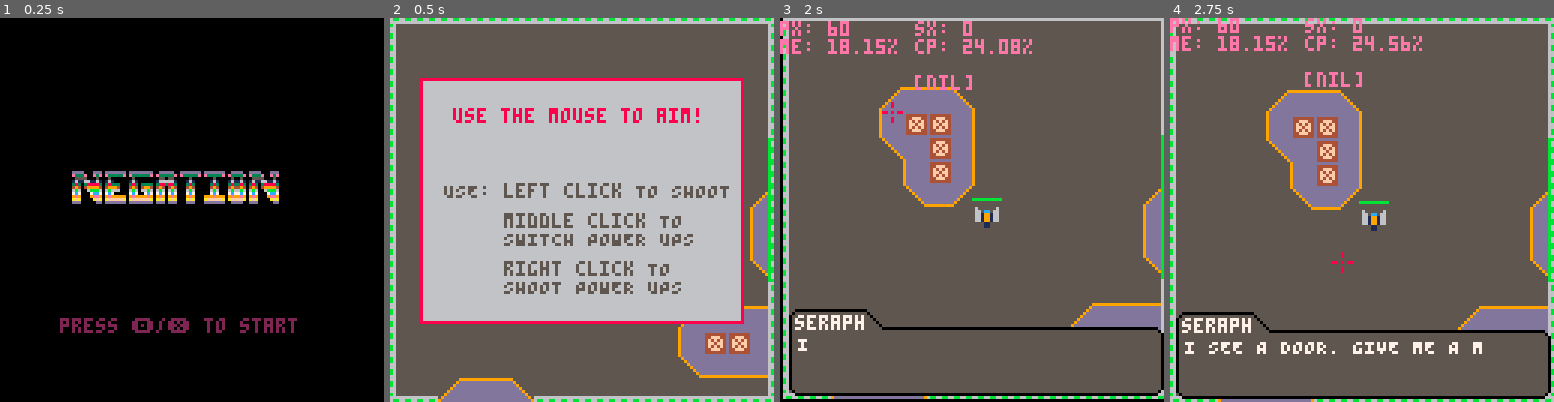
Above: before the commit, frames 1-4 (left to right).
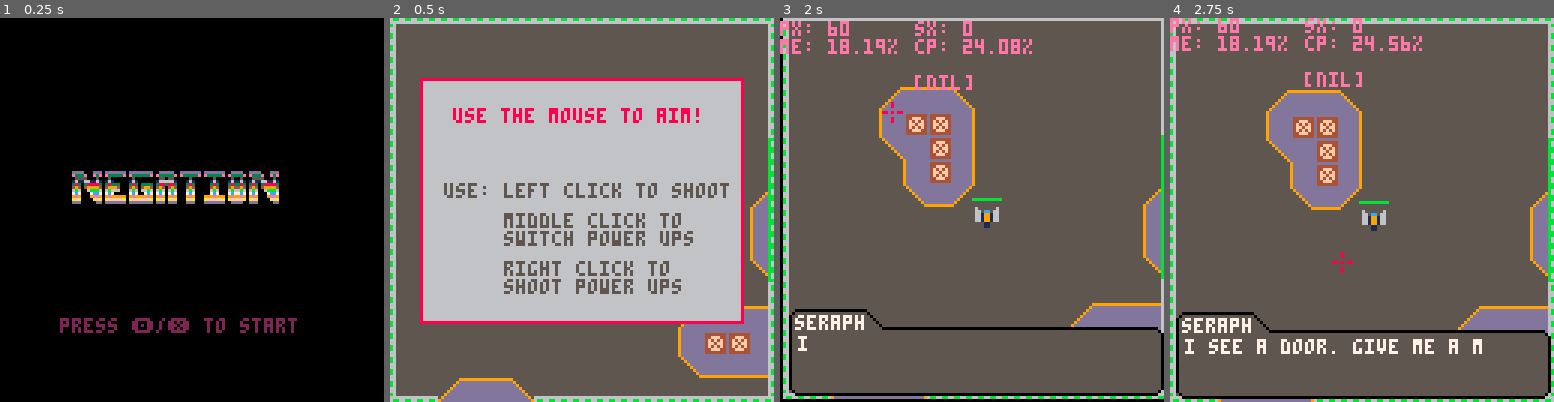
Above: after the commit, the same moments.

Repository: kbrewington/Negation
Game: PICO-8 cartridge negation.p8
Two runs of this game, one before a commit and one after it. Both use one fixed random seed, a clock stepped at 60 frames per second and the inputs below.
Inputs (mouse positions are in pixels of both pictures, inside the frame that each line leads up to):
- Up to frame 1 (0.25 s): no input
- Up to frame 2 (0.5 s): tap X (X key) at 0.33 s
- Up to frame 3 (2 s): click (1060, 121) at 0.67 s; tap O (Z key) at 0.7, 1.7 s; tap X (X key) at 1.07, 1.85 s; click (826, 267) at 1.22 s; hold Right from 1.6 s (still down); click (887, 114) at 1.77 s
- Up to frame 4 (2.75 s): release Right at 2.1 s; tap O (Z key) at 2.1, 2.5 s; hold Up 2.15-2.42 s; click (1342, 259) at 2.32 s; hold Right from 2.47 s (still down)

Frame 1 is identical in both runs. In frame 2, 1.3% of the frame differs, in the area x 14-89%, y 42-72%; in frame 3, less than 0.1%; in frame 4, 0.6%.

Commit message:
worked on sound effects

Diff:
--- a/negation.p8
+++ b/negation.p8
@@ -261,7 +261,7 @@
                    circfill(c[1], c[2], 12, 9)
                    if distance(player, {["x"]=c[1],["y"]=c[2]}) <= 15 then
                       player_health -= 1
-                      sfx(2,2)
+                      sfx(18)
                       timers["playerlasthit"] = player_immune_time
                    end
                    del(b.circs, c)
@@ -338,9 +338,9 @@
        if(k<player_killed) k+=1
        if(k==player_killed) sort=false; timers["countup"] = .5
     end
-    print("KILLED: "..k, 30, 50, 8)
+    print("killed: "..k, 30, 50, 8)
   else
-    print("KILLED: "..player_killed, 30, 50, 8)
+    print("killed: "..player_killed, 30, 50, 8)
     if (timers["countup"] ~= 0) camera(cos((time()*1000)/3), cos((time()*1000)/2))
   end
   in_leaderboard = true
@@ -466,16 +466,20 @@
 function shoot(x, y, a, spr, friendly, boss, shotgun)
   if (spr~=48) then
     sfx(2)
+  elseif shotgun then
+    sfx(20)
   else
     sfx(16)
   end
   if friendly then
     local offx, offy = (player.x + 5), (player.y + 5)
     local ang = angle_btwn((stat(32) - 3), (stat(33) - 3), offx, offy)
-    if (a != player_angle) ang += a
+    local range = shotgun and 1 or 0
+    local start = shotgun and 0xffff or 0
     offx, offy = (offx - 8*sin(ang / 360)), (offy - 8*cos(ang / 360))
-    -- offy = offy - 8*cos(ang / 360)
-    add(player_bullets, bullet(offx, offy, ang, spr, friendly, shotgun))
+    for i=start,range,1 do
+      add(player_bullets, bullet(offx, offy, ang+(i*30), spr, friendly, shotgun))
+    end
   elseif boss then
     local offx, offy = (x + 5), (y + 5)
     -- local offy = y + 5
@@ -626,6 +630,7 @@
   rectfill(0, 0, 127, 127, 0)
 
   if not title.drawn then
+    sfx(7)
     title.drawn = {}
     for i=1, #title.text do
       title.drawn[i] = {}
@@ -667,11 +672,11 @@
   rectfill(11, 21, 116, 100, 6)
 
   print("use the mouse to aim!", 21, 30, 8)
-  print("USE: left click TO SHOOT", 18, 55, 5)
-  print("middle click TO", 38, 65, 5)
-  print("SWITCH POWER UPS", 38, 71, 5)
-  print("right click TO", 38, 81, 5)
-  print("SHOOT POWER UPS", 38, 87, 5)
+  print("use: left click to shoot", 18, 55, 5)
+  print("middle click to", 38, 65, 5)
+  print("switch power ups", 38, 71, 5)
+  print("right click to", 38, 81, 5)
+  print("shoot power ups", 38, 87, 5)
 end
 
 --[[
@@ -767,14 +772,14 @@
   yield()
 
   seraph = {}
-  seraph.text = "READY TO GET TO WORK?"
+  seraph.text = "ready to get to work?"
   drawdialog = true -- show seraph's dialog
   yield()
 
   --titlescreen = true -- stop showing titlescreen
 
   seraph = {} -- reset seraph table to defaults
-  seraph.text = "I SEE A DOOR. GIVE ME A MINUTEAND I'LL TRY AND OPEN IT."
+  seraph.text = "i see a door. give me a minuteand i'll try and open it."
   drawdialog = true -- show seraph's dialog
   --wait.controls = true -- stop player controls
   yield()
@@ -794,7 +799,7 @@
   spawn_enemies = false
 
   seraph = {}
-  seraph.text = "OKAY THAT SHOULD DO...*static*INCOM-*static* BIG *static*..."
+  seraph.text = "okay that should do...*static*incom-*static* big *static*..."
   drawdialog = true
   --wait.controls = true
   yield()
@@ -936,6 +941,7 @@
   if (e == player) offset = 4
   if e.anim_step <= e.anim_length then
     if (e == player) wait.controls = true
+    if (e.anim_step == 15) sfx(21)
 
     if e.anim_step >= e.anim_length - 15 then
       circfill(e.x +offset + (e.size/2), e.y + offset + (e.size/2), e.anim_step%18, 12)
@@ -1071,18 +1077,18 @@
             end
             next_cost[currently_selected] = next_cost[currently_selected] + 1
             player_tokens -= 1
-            sfx(2, 1, 0)
+            sfx(0)
           end
     if btnp((c.up_arrow)) then
       diff = 0xffff
-      sfx(4, 1, 0)
+      sfx(0)
     elseif btnp(c.down_arrow) then
       diff = 1
-      sfx(4, 1, 0)
+      sfx(0)
     elseif btnp(c.x_button) then
       if selection_set[currently_selected] == "quit" then
         in_skilltree = false
-        sfx(1, 1, 0)
+        sfx(0)
       elseif (selection_set[currently_selected] == "health" and player_tokens >= next_cost[currently_selected]) then
         update_selec()
       elseif (selection_set[currently_selected] == "fire rate" and player_tokens >= next_cost[currently_selected]) then
@@ -1092,7 +1098,7 @@
       else
         --invalid = time()
         timers["invalid"] = 0.5
-        sfx(2, 1, 0)
+        sfx(0)
       end
     end
     currently_selected = ((currently_selected+diff)%#skills_selected)
@@ -1175,14 +1181,14 @@
       timers["rightclick"] = player_power_fire_rate
 
       if player_inventory[1].type == "shotgun" then
-        for i=-1,1 do
-          shoot(player.x, player.y, i*30, 34, true, false, true)
-        end
+        -- for i=-1,1 do
+          shoot(player.x, player.y, player_angle, 34, true, false, true)
+        -- end
         --timers["rightclick"] = .1 --allows for custom firespeed
         --sfx(1,1)
 
       elseif player_inventory[1].type == "rockets" then
-        shoot(player.x, player.y, 0, 48, true, false)
+        shoot(player.x, player.y, player_angle, 48, true, false)
         --sfx(10,1)
       end
 
@@ -1380,7 +1386,7 @@
       if timers["playerlasthit"] == 0 and ent_collide(player, e) then
         if player_shield <= 0 then
           player_health -= 1
-          sfx(2,2)
+          sfx(18)
           --player.last_hit = time()
           timers["playerlasthit"] = player_immune_time
         else
@@ -1418,7 +1424,7 @@
       if distance(e, player) <= 15 and timers["playerlasthit"] == 0 then
         if player_shield <= 0 then
           player_health -= 1
-          sfx(2,2)
+          sfx(18)
           -- player.last_hit = time()
           timers["playerlasthit"] = player_immune_time
         else
@@ -1434,7 +1440,7 @@
     if ent_collide(player, d) then
       if d.type == "heart" and player_health < player_max_health then
         player_health = min(player_max_health, player_health+3)
-        sfx(7,1)
+        sfx(17,1)
         del(dropped, d)
       elseif d.type == "shield" then
         player_shield = player_shield_dur
@@ -1443,7 +1449,7 @@
       elseif d.type ~= "heart" and #player_inventory < player_inv_max then
         add(player_inventory, d)
         if (#player_inventory < 4) timers["showinv"] = .5
-        sfx(6,1)
+        sfx(19,1)
         del(dropped, d)
       end
     end
@@ -1512,7 +1518,7 @@
       if timers["playerlasthit"] == 0 then
         if player_shield <= 0 then
           player_health -= 1
-          sfx(2,2)
+          sfx(18)
           -- player.last_hit = time()
           timers["playerlasthit"] = player_immune_time
         else
@@ -1540,7 +1546,7 @@
 
   for b in all(boss_table) do
     -- if time_diff(player.last_hit, player_immune_time) and ent_collide(player, b) then
-    if (timers["playerlasthit"] == 0 and ent_collide(player, b)) player_health -= 2; timers["playerlasthit"] = player_immune_time
+    if (timers["playerlasthit"] == 0 and ent_collide(player, b)) player_health -= 2; sfx(18); timers["playerlasthit"] = player_immune_time
     spr(b.sprite, b.x, b.y, 2, 2)
     b.update()
   end
@@ -1564,6 +1570,7 @@
   if coin.dropped then
      spr(coin.sprites[flr(time()*8)%#coin.sprites + 1], coin.x+level_sx, coin.y+level_sy, 2, 2)
      if ent_collide(player, coin) then
+       sfx(17,1)
        player_tokens += 1
        coin.dropped = false
        direction = nil
Not shown, changed: the sound effects (__sfx__) section of negation.p8
